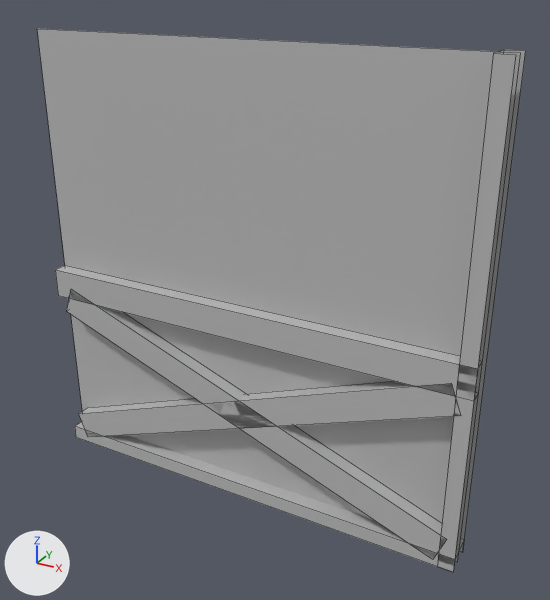
What one commit did to the FBX model My project/Assets/Assets/Sm_WallCorner1.fbx.
One viewpoint serves both versions: a camera (50 mm lens) standing at (3.78, -3.75, 3.37) and looking at (1.67, 0.07, 1.45). The lights are fixed; the arrows at lower left show +X, +Y and +Z. Mesh edges are drawn as thin lines. Where no turn or scale is listed for an object, it has been applied to the vertices.
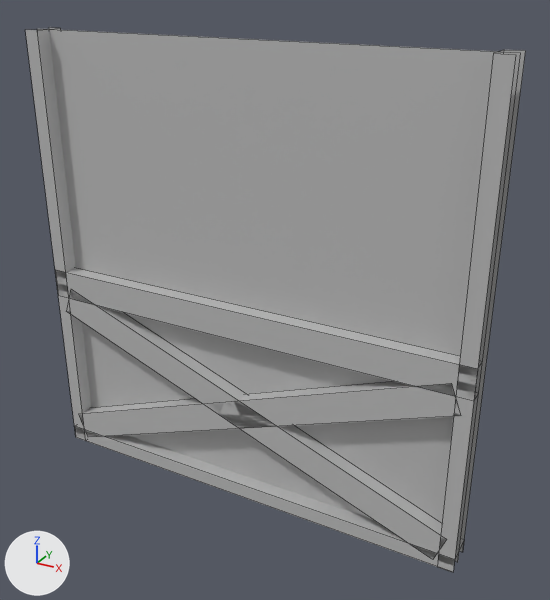
The newer file is also turned or shifted as a whole; pictures and numbers use the older file's frame.

Where the change shows, as pixel boxes [x1, y1, x2, y2] in the pictures (550 x 600 px):
```json
{"object": "pCube7", "change": "reshaped", "before": [37, 29, 526, 572], "after": [25, 28, 526, 572]}
{"part": 1, "of": "me_mesh", "change": "built on", "before": [75, 50, 526, 572], "after": [25, 28, 526, 572]}
```

The change, as JSON lines over the scene's bpy script:
```json
{"block": "me_mesh", "where": "me_mesh.from_pydata(...)  # 44 vertices, 16 faces; spans x 0.0..3.0, y -0.1..0.1, z 0.0..3.0"}
{"block": "me_mesh", "where": "# used by ob_pcube7; location = (0.0, 0.0, 0.0)"}
{"block": "me_mesh", "where": "# verts and faces of me_mesh; kept vertices keep their numbers, new ones are numbered from 44"}
{"block": "me_mesh", "where": "# before: 0 (0.0, 0.1, 0.1), 1 (3.0, 0.1, 0.1) at pixel (464, 539), 2 (3.0, -0.1, 0.1) at pixel (454, 559), 3 (0.0, -0.1, 0.1) at pixel (74, 426), 4 (0.0, 0.1, 0.0)"}
{"block": "me_mesh", "where": "# before: 5 (3.0, 0.1, 0.0) at pixel (462, 552), 6 (3.0, -0.1, 0.0) at pixel (453, 572), 7 (0.0, -0.1, 0.0) at pixel (75, 437), 32 (2.9, 0.1, 0.0), 33 (2.9, 0.1, 3.0) at pixel (504, 49)"}
{"block": "me_mesh", "where": "# before: 34 (2.9, -0.1, 3.0) at pixel (493, 53), 35 (2.9, -0.1, 0.0) at pixel (437, 566), 36 (3.0, 0.1, 0.0) at pixel (462, 552), 37 (3.0, 0.1, 3.0) at pixel (525, 50), 38 (3.0, -0.1, 3.0) at pixel (515, 54)"}
{"block": "me_mesh", "where": "# before: 39 (3.0, -0.1, 0.0) at pixel (453, 572)"}
{"block": "me_mesh", "change": "me_mesh part 1"}
{"op": "add", "block": "me_mesh", "code": "delete_faces([(0, 1, 5, 4), (2, 3, 7, 6), (32, 33, 37, 36), (34, 35, 39, 38)])"}
{"op": "add", "block": "me_mesh", "code": "verts[44] = (0.1, -0.1, 0.0)  # pixel (85, 440)"}
{"op": "add", "block": "me_mesh", "code": "verts[45] = (0.1, -0.1, 3.0)  # pixel (37, 30)"}
{"op": "add", "block": "me_mesh", "code": "verts[46] = (0.1, 0.1, 3.0)  # pixel (60, 28)"}
{"op": "add", "block": "me_mesh", "code": "verts[47] = (0.1, 0.1, 0.0)"}
{"op": "add", "block": "me_mesh", "code": "verts[48] = (0.0, -0.1, 3.0)  # pixel (25, 29)"}
{"op": "add", "block": "me_mesh", "code": "verts[49] = (0.0, 0.1, 3.0)  # pixel (48, 27)"}
{"op": "add", "block": "me_mesh", "code": "verts[50] = (0.0, 0.1, 0.0)"}
{"op": "add", "block": "me_mesh", "code": "verts[51] = (0.0, -0.1, 0.0)  # pixel (75, 437)"}
{"op": "add", "block": "me_mesh", "code": "faces += [(5, 32, 33, 37), (6, 38, 34, 35), (44, 47, 46, 45), (7, 44, 45, 48), (4, 49, 46, 47), (0, 1, 36, 50)]"}
{"op": "add", "block": "me_mesh", "code": "faces += [(2, 3, 51, 39)]"}
```
